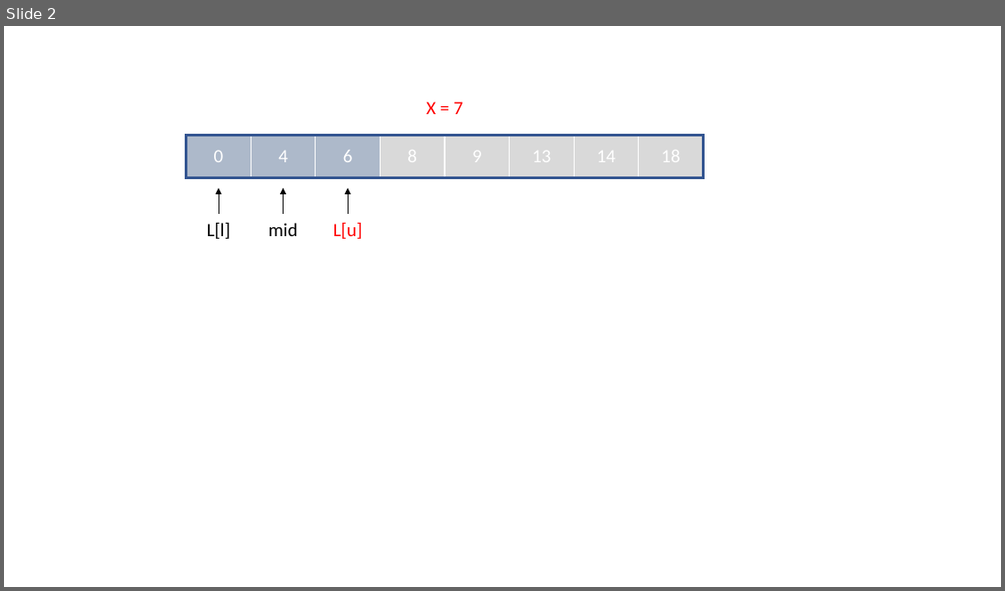
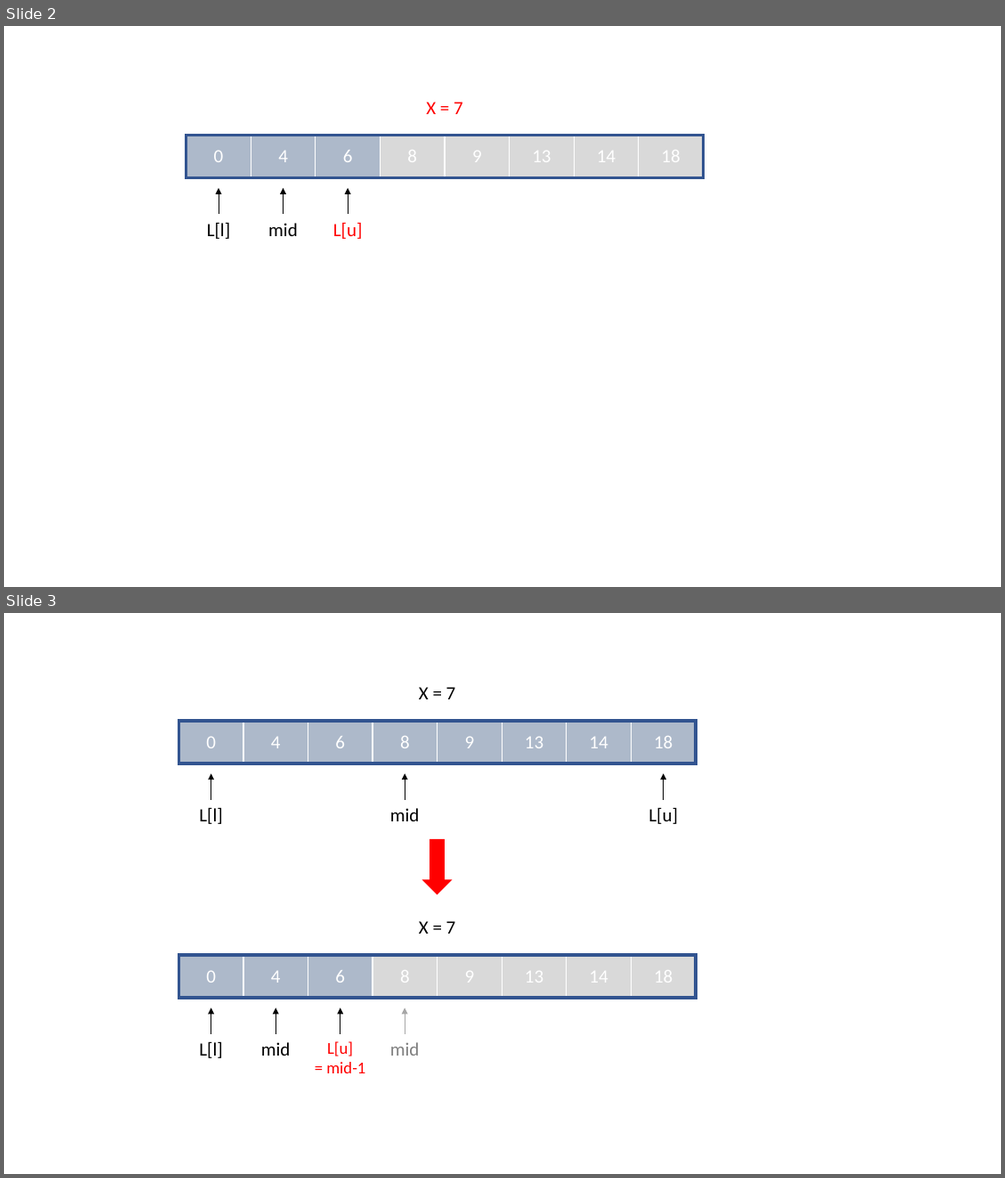
Before and after one commit to Han-Joon-Hyeok/TIL, a slide deck: Data_Structure/py_ds/images/images.pptx. Shown one above the other, each under a label of ours: slide 2 before the commit, slides 2 and 3 after it. The pictures are 1005x591 and 1005x1178 pixels, drawn with LibreOffice and Linux fonts; fonts in the diff are those of the drawing. Boxes give left, top, right and bottom in pixels: in the first picture for what was removed or moved away, otherwise in the second. Text is boxed around its words. In the diff, an @@ line names an element or a change of style, - is before the commit and + after.

```diff
--- a/Data_Structure/py_ds/images/images.pptx
+++ b/Data_Structure/py_ds/images/images.pptx
@@ slide 3 added at [4,613,1001,1174], background #FFFFFF @@
@@ group added at [179,687,696,824]: 9 rectangles, 4 texts, 3 arrows @@
+0
+4
+6
+8
+9
+13
+14
+18
+X = 7
+L[l]
+L[u]
+mid
@@ right arrow added at [422,839,452,894], fill #FF0000 @@
@@ group added at [179,921,696,1073]: 9 rectangles, 5 texts, 4 arrows @@
+0
+4
+6
+8
+9
+13
+14
+18
+X = 7
+L[l]
+L[u]
+= mid-1
+mid
+mid
```
Also in this commit, not shown: 5 other slides added, 7 other files.
